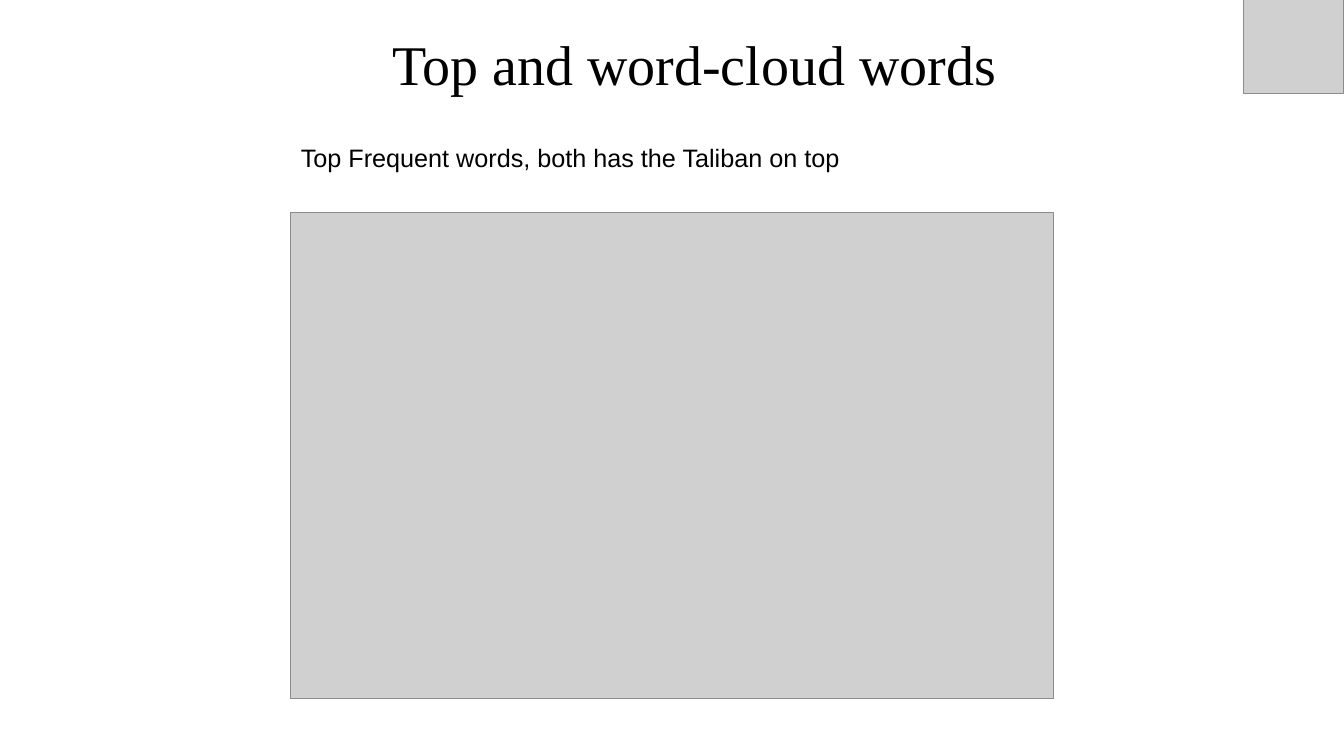
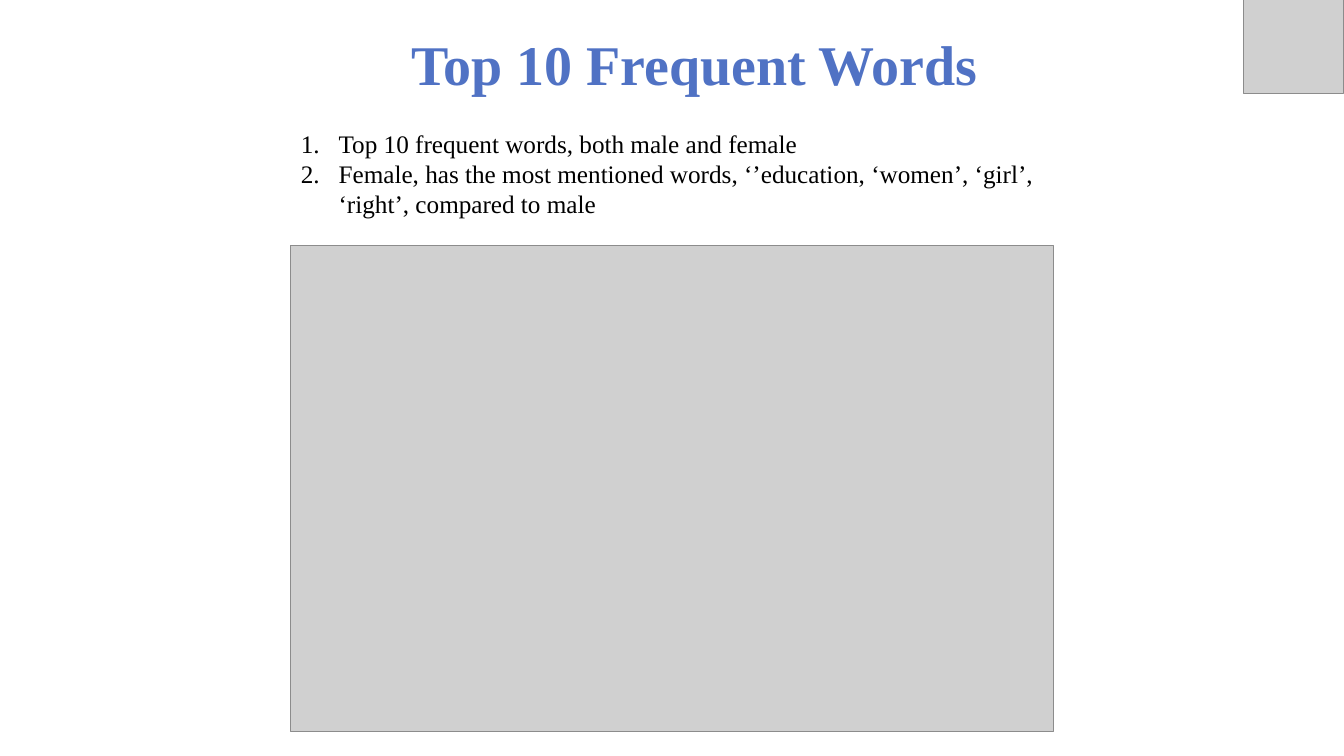
Before and after one commit to Saboor-Hamedi/Master-Thesis, a slide deck: slide 17 of thesis presentation/Thesis Presetation.pptx (slide 20 before the commit). Drawn at 1344x756 pixels with LibreOffice and Linux fonts; fonts in the diff are those of the drawing; grey boxes stand for pictures; background and template pictures are left out. Boxes give left, top, right and bottom in pixels: in the first picture for what was removed or moved away, otherwise in the second. Text is boxed around its words. In the diff, an @@ line names an element or a change of style, - is before the commit and + after.

```diff
--- a/thesis presentation/Thesis Presetation.pptx
+++ b/thesis presentation/Thesis Presetation.pptx
@@ text at bbox=[411, 46, 978, 96]: text changed; text colour #000000 to #5072C4; bold on @@
-Top and word-cloud words
+Top 10 Frequent Words
@@ text at bbox=[339, 135, 1033, 219]: text changed; font Arial to Times New Roman @@
-Top Frequent words, both has the Taliban on top
+1. Top 10 frequent words, both male and female
+2. Female, has the most mentioned words, ‘’education, ‘women’, ‘girl’, ‘right’, compared to male
@@ picture: place and size @@
-picture at bbox=[291, 213, 1054, 699]
+picture at bbox=[291, 246, 1054, 732]
```
Also in this commit, not shown: 15 other slides changed, 2 slides added, 4 slides removed.
